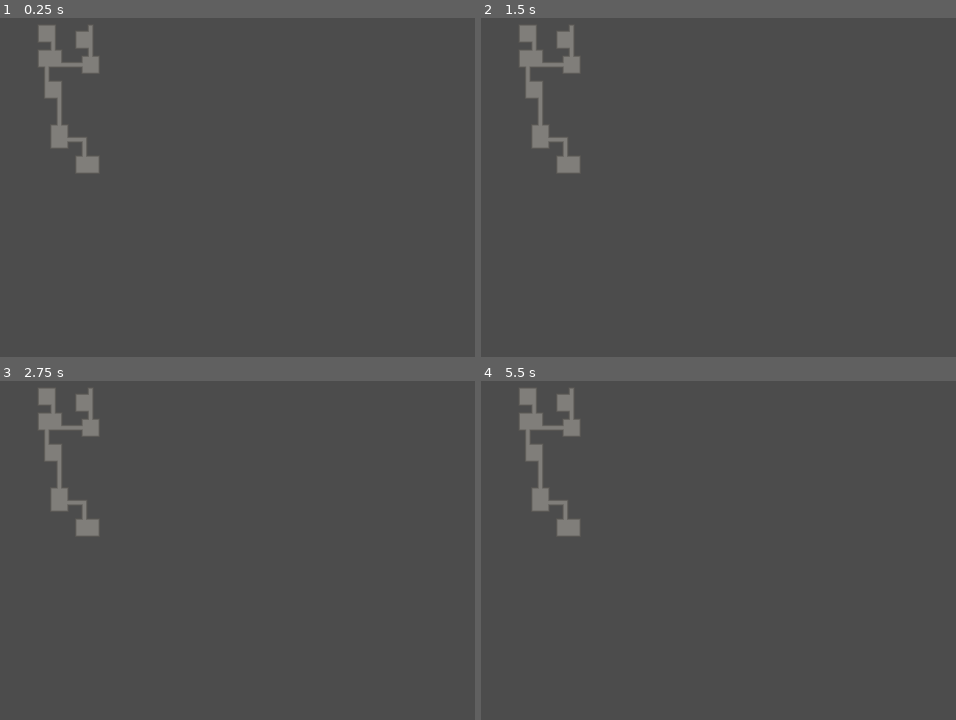
Above: before the commit, frames 1-4 (two rows, left to right).
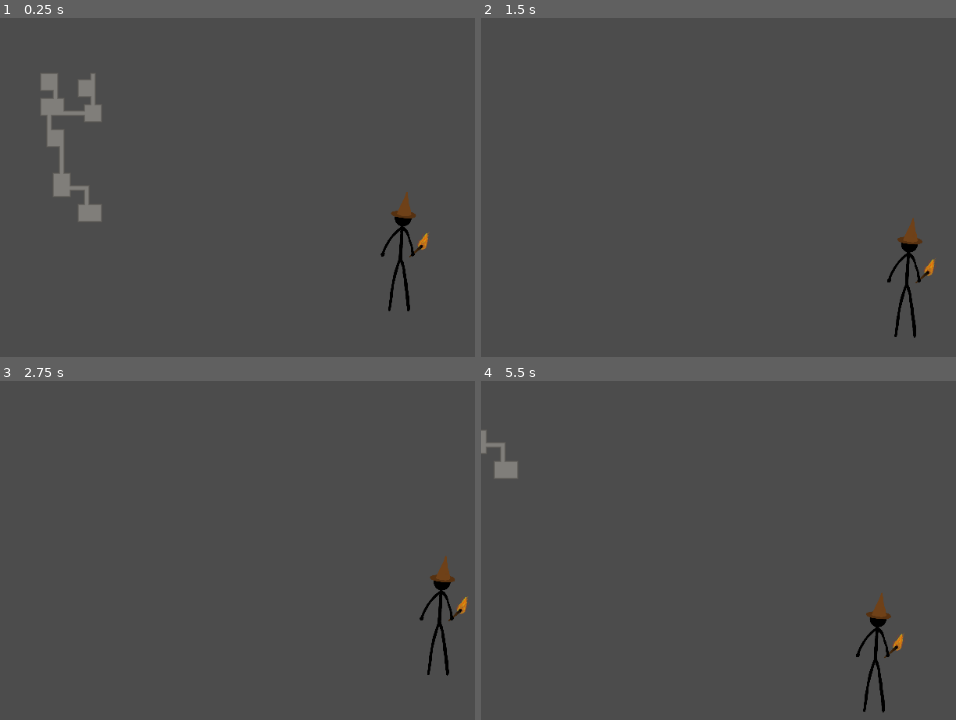
Above: after the commit, the same moments.

Repository: MiningCow/Dungeon-Crawler-Godot
Game: Godot game, scene res://World.tscn
Two runs of this game, one before a commit and one after it. Both use one fixed random seed, a clock stepped at 60 frames per second and the inputs below. Before the commit the project starts from res://Node2D.tscn.
Inputs:
- Up to frame 1 (0.25 s): no input
- Up to frame 2 (1.5 s): tap Enter at 0.5 s; hold D (ui_right, bound only after the commit) 0.53-1.28 s; hold S (ui_down, bound only after the commit) from 1.28 s (still down)
- Up to frame 3 (2.75 s): release S (ui_down, bound only after the commit) at 2.03 s; hold D (ui_right, bound only after the commit) from 2.03 s (still down)
- Up to frame 4 (5.5 s): release D (ui_right, bound only after the commit) at 2.78 s; hold W (ui_up, bound only after the commit) 2.78-3.53 s; hold A (ui_left, bound only after the commit) 3.53-5.03 s; tap Space at 5 s; hold S (ui_down, bound only after the commit) from 5.03 s (still down)

The runs differ from the first frame. In frame 1, 3.6% of the frame differs, in the area x 8-91%, y 2-87%; in frame 2, 2.5%; in frame 3, 2.5%; in frame 4, 2.9%.

Commit message:
Task 102 103 > Added player & player camera

Diff:
--- a/Node2D.tscn
+++ b/World.tscn
@@ -1,10 +1,11 @@
-[gd_scene load_steps=3 format=2]
+[gd_scene load_steps=4 format=2]
 
-[ext_resource path="res://Assets/tempTileset.png" type="Texture" id=1]
+[ext_resource path="res://player.tscn" type="PackedScene" id=1]
+[ext_resource path="res://Assets/tempTileset.png" type="Texture" id=3]
 
 [sub_resource type="TileSet" id=1]
 0/name = "tempTileset.png 0"
-0/texture = ExtResource( 1 )
+0/texture = ExtResource( 3 )
 0/tex_offset = Vector2( 0, 0 )
 0/modulate = Color( 1, 1, 1, 1 )
 0/region = Rect2( 0, 0, 64, 64 )
@@ -27,10 +28,13 @@
 0/shapes = [  ]
 0/z_index = 0
 
-[node name="Node2D" type="Node2D"]
+[node name="World" type="Node2D"]
 
 [node name="TileMap" type="TileMap" parent="."]
 tile_set = SubResource( 1 )
 cell_size = Vector2( 8, 8 )
 format = 1
 tile_data = PoolIntArray( 65542, 0, 0, 65543, 0, 131076, 65544, 0, 2, 65550, 0, 262146, 131078, 0, 65541, 131079, 0, 65 …(1500 unchanged characters)…
+
+[node name="Player" parent="." instance=ExtResource( 1 )]
+position = Vector2( 508.741, 238.341 )
--- /dev/null
+++ b/player.gd
@@ -0,0 +1,29 @@
+extends KinematicBody2D
+
+const MAX_SPEED = 500
+const ACCELERATION = 4000
+const FRICTION = 4000
+var motion: Vector2 = Vector2.ZERO
+
+func _physics_process(delta):
+	var input_direction: Vector2 = get_input_direction();
+	if input_direction == Vector2.ZERO:
+		apply_friction(ACCELERATION * delta)
+	else:
+		move(input_direction * ACCELERATION * delta)
+	motion = move_and_slide(motion)
+func get_input_direction():
+	var input : Vector2 = Vector2()
+	input.x = Input.get_action_strength("ui_right") - Input.get_action_strength("ui_left")
+	input.y = Input.get_action_strength("ui_down") - Input.get_action_strength("ui_up")
+	return input.normalized()
+
+func apply_friction(amount):
+	motion = motion.move_toward(Vector2.ZERO, amount)
+
+func move(acceleration):
+	motion += acceleration
+	motion = motion.clamped(MAX_SPEED)
+
+#func _process(delta):
+#	pass
--- /dev/null
+++ b/player.tscn
@@ -0,0 +1,28 @@
+[gd_scene load_steps=4 format=2]
+
+[ext_resource path="res://Assets/character.png" type="Texture" id=1]
+[ext_resource path="res://player.gd" type="Script" id=2]
+
+[sub_resource type="CircleShape2D" id=1]
+radius = 19.6166
+
+[node name="Player" type="KinematicBody2D"]
+script = ExtResource( 2 )
+
+[node name="Sprite" type="Sprite" parent="."]
+position = Vector2( 4, 0 )
+scale = Vector2( 0.0985711, 0.0985711 )
+texture = ExtResource( 1 )
+
+[node name="CollisionShape2D" type="CollisionShape2D" parent="."]
+position = Vector2( 0, 60.906 )
+shape = SubResource( 1 )
+__meta__ = {
+"_edit_group_": true
+}
+
+[node name="Camera2D" type="Camera2D" parent="."]
+current = true
+process_mode = 0
+smoothing_enabled = true
+smoothing_speed = 10.0
--- a/project.godot
+++ b/project.godot
@@ -11,8 +11,35 @@
 [application]
 
 config/name="Dungeon Crawler"
-run/main_scene="res://Node2D.tscn"
+run/main_scene="res://World.tscn"
 config/icon="res://icon.png"
+
+[input]
+
+ui_left={
+"deadzone": 0.5,
+"events": [ Object(InputEventKey,"resource_local_to_scene":false,"resource_name":"","device":0,"alt":false,"shift":false,"control":false,"meta":false,"command":false,"pressed":false,"scancode":65,"unicode":0,"echo":false,"script":null)
+, Object(InputEventJoypadButton,"resource_local_to_scene":false,"resource_name":"","device":0,"button_index":14,"pressure":0.0,"pressed":false,"script":null)
+ ]
+}
+ui_right={
+"deadzone": 0.5,
+"events": [ Object(InputEventKey,"resource_local_to_scene":false,"resource_name":"","device":0,"alt":false,"shift":false,"control":false,"meta":false,"command":false,"pressed":false,"scancode":68,"unicode":0,"echo":false,"script":null)
+, Object(InputEventJoypadButton,"resource_local_to_scene":false,"resource_name":"","device":0,"button_index":15,"pressure":0.0,"pressed":false,"script":null)
+ ]
+}
+ui_up={
+"deadzone": 0.5,
+"events": [ Object(InputEventKey,"resource_local_to_scene":false,"resource_name":"","device":0,"alt":false,"shift":false,"control":false,"meta":false,"command":false,"pressed":false,"scancode":87,"unicode":0,"echo":false,"script":null)
+, Object(InputEventJoypadButton,"resource_local_to_scene":false,"resource_name":"","device":0,"button_index":12,"pressure":0.0,"pressed":false,"script":null)
+ ]
+}
+ui_down={
+"deadzone": 0.5,
+"events": [ Object(InputEventKey,"resource_local_to_scene":false,"resource_name":"","device":0,"alt":false,"shift":false,"control":false,"meta":false,"command":false,"pressed":false,"scancode":83,"unicode":0,"echo":false,"script":null)
+, Object(InputEventJoypadButton,"resource_local_to_scene":false,"resource_name":"","device":0,"button_index":13,"pressure":0.0,"pressed":false,"script":null)
+ ]
+}
 
 [physics]
 
Binary file added: Assets/character.png
Not shown, added: Assets/character.png.import
